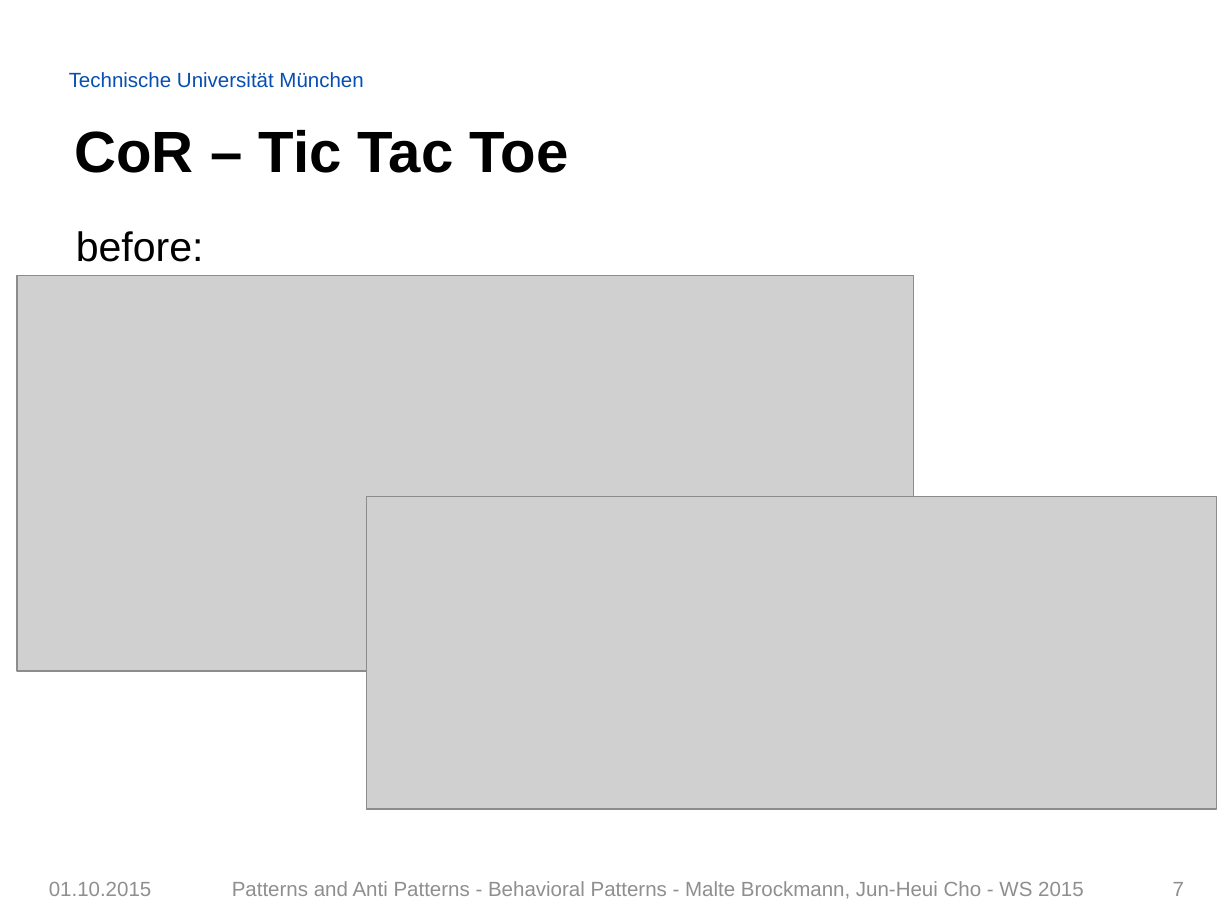
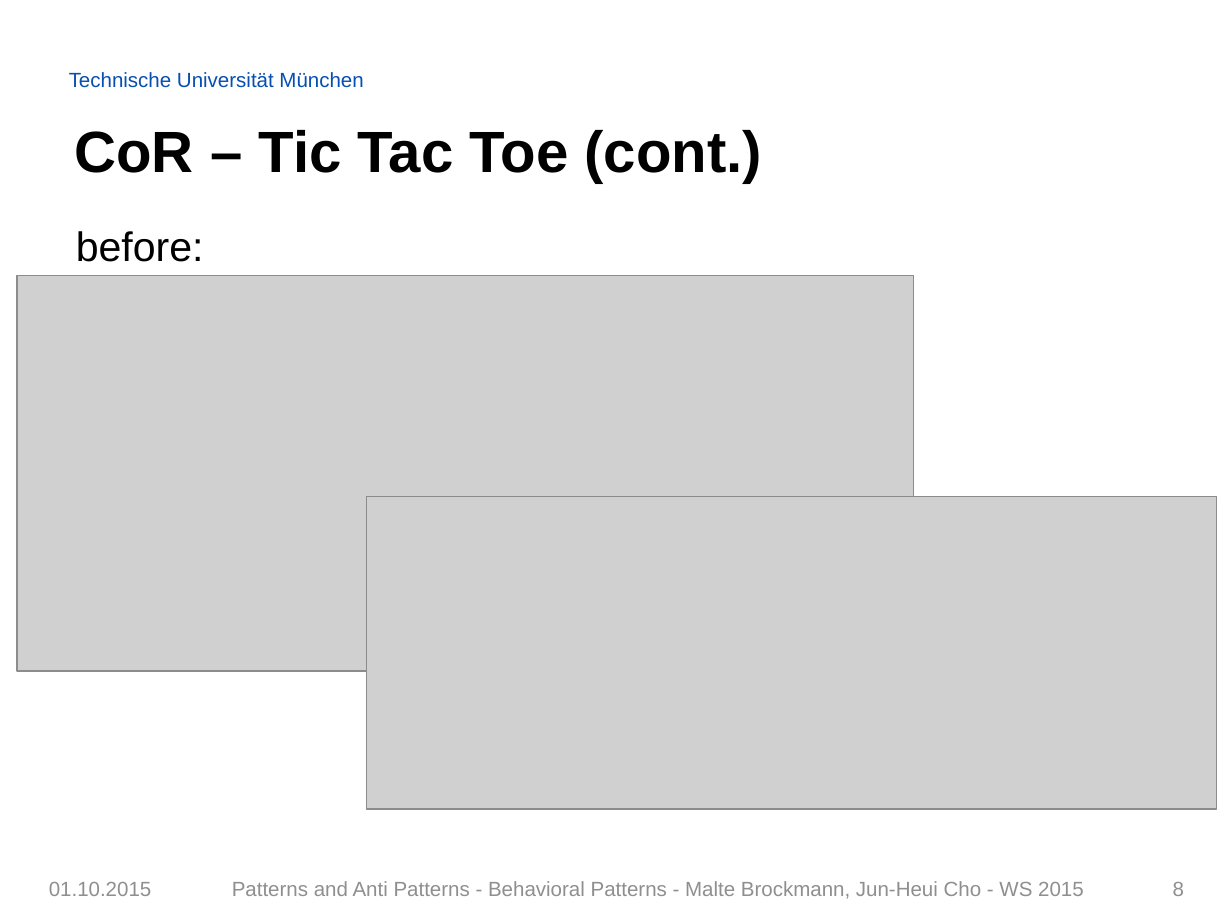
Before and after one commit to Painted6/Behavioral-design-patterns, a slide deck: slide 8 of Behavioral Patterns - JS Patterns and Anti Patterns.pptx (slide 7 before the commit). Drawn at 1232x924 pixels with LibreOffice and Linux fonts; fonts in the diff are those of the drawing; grey boxes stand for pictures; background and template pictures are left out. Boxes give left, top, right and bottom in pixels: in the first picture for what was removed or moved away, otherwise in the second. Text is boxed around its words. In the diff, an @@ line names an element or a change of style, - is before the commit and + after.

```diff
--- a/Behavioral Patterns - JS Patterns and Anti Patterns.pptx
+++ b/Behavioral Patterns - JS Patterns and Anti Patterns.pptx
@@ title at (75, 130, 761, 183): text changed @@
-CoR – Tic Tac Toe
+CoR – Tic Tac Toe (cont.)
@@ page number at (1173, 882, 1184, 896): text changed @@
-7
+8
```
Also in this commit, not shown: 2 other slides changed.
